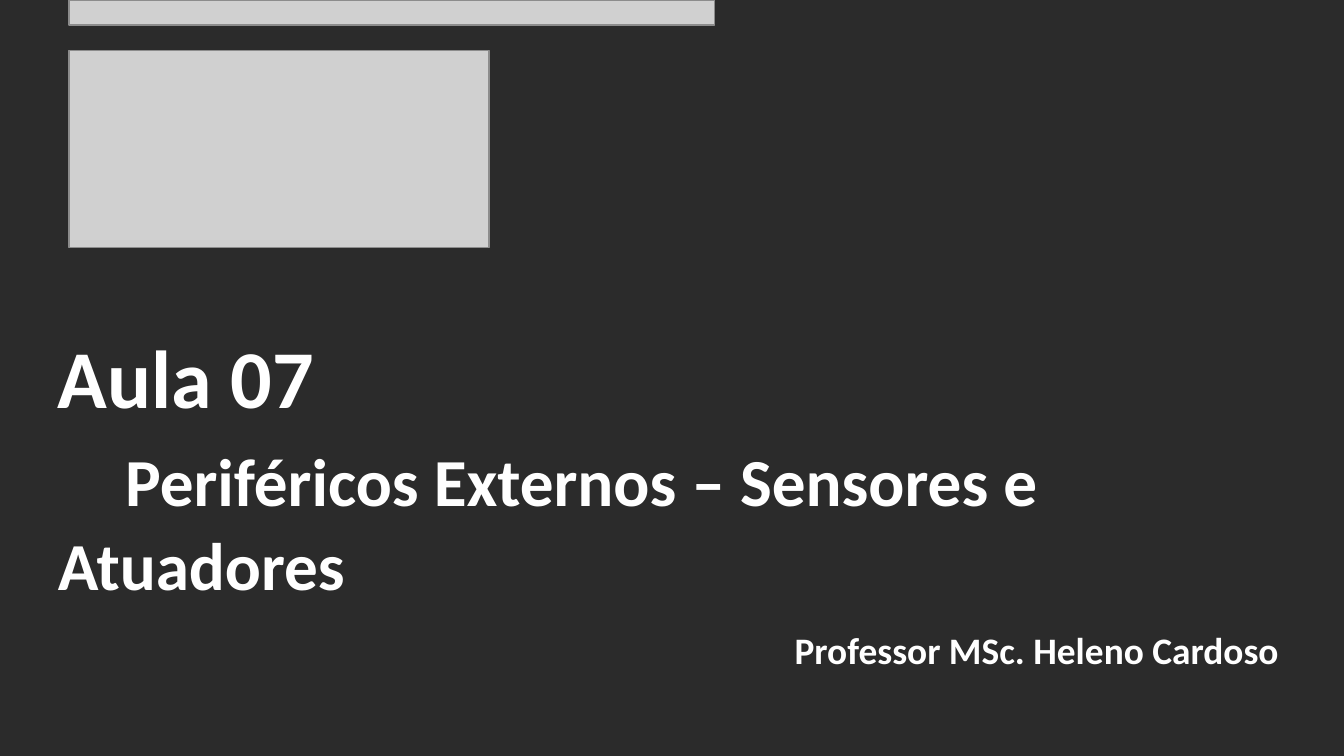
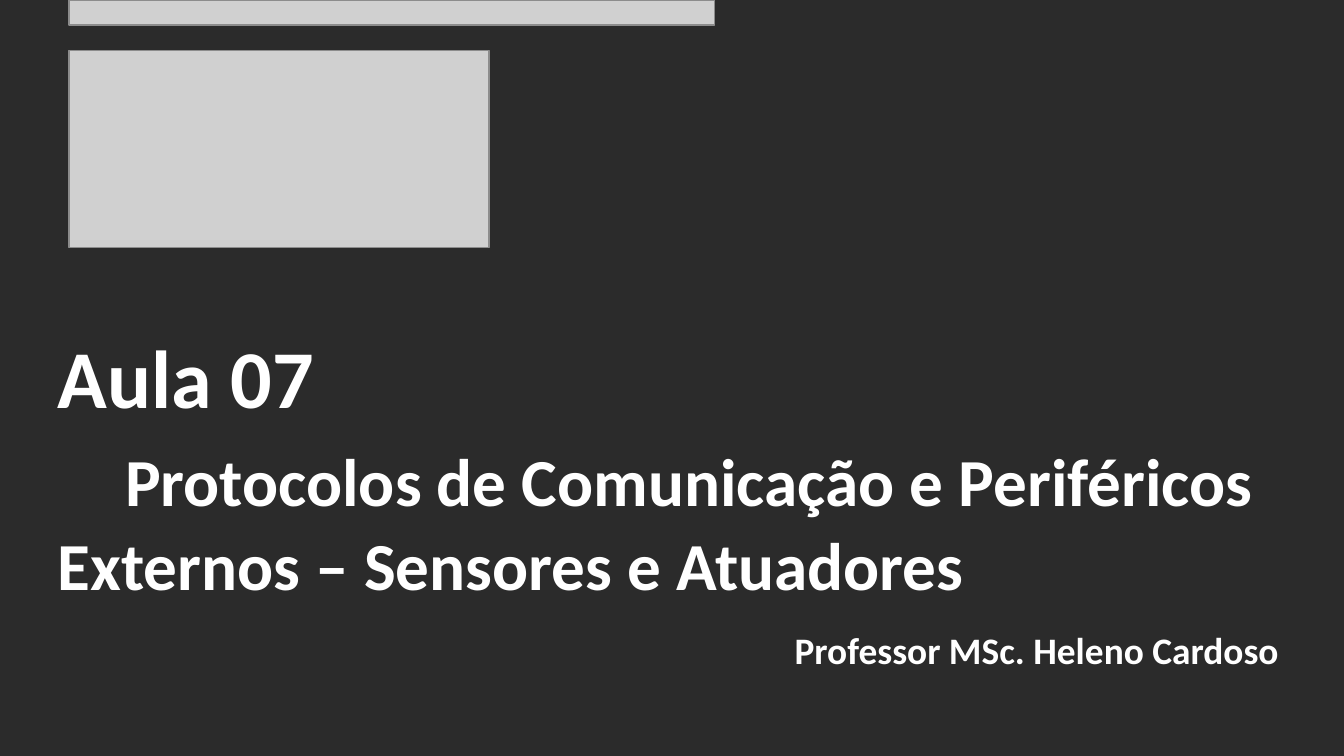
Before and after one commit to CloudEducationBrazil/WydenArea1ProgramacaoMicrocontroladores, a slide deck: slide 2 of 01 Classes/Aula 07 - Programação Microcontroladores - Periféricos Externos- Protocolos Sensores e Atuadores.pptx. Drawn at 1344x756 pixels with LibreOffice and Linux fonts; fonts in the diff are those of the drawing; grey boxes stand for pictures; background and template pictures are left out; a plain dark background stands for a picture behind light text. Boxes give left, top, right and bottom in pixels: in the first picture for what was removed or moved away, otherwise in the second. Text is boxed around its words. In the diff, an @@ line names an element or a change of style, - is before the commit and + after.

Commit message:
Micro .... - 09Mai2025

```diff
--- a/01 Classes/Aula 07 - Programação Microcontroladores - Periféricos Externos- Protocolos Sensores e Atuadores.pptx
+++ b/01 Classes/Aula 07 - Programação Microcontroladores - Periféricos Externos- Protocolos Sensores e Atuadores.pptx
@@ title at <box>58,350,1253,591</box>: text changed @@
-Aula 07
-Periféricos Externos – Sensores e Atuadores
+Aula 07
+Protocolos de Comunicação e Periféricos Externos – Sensores e Atuadores
```
